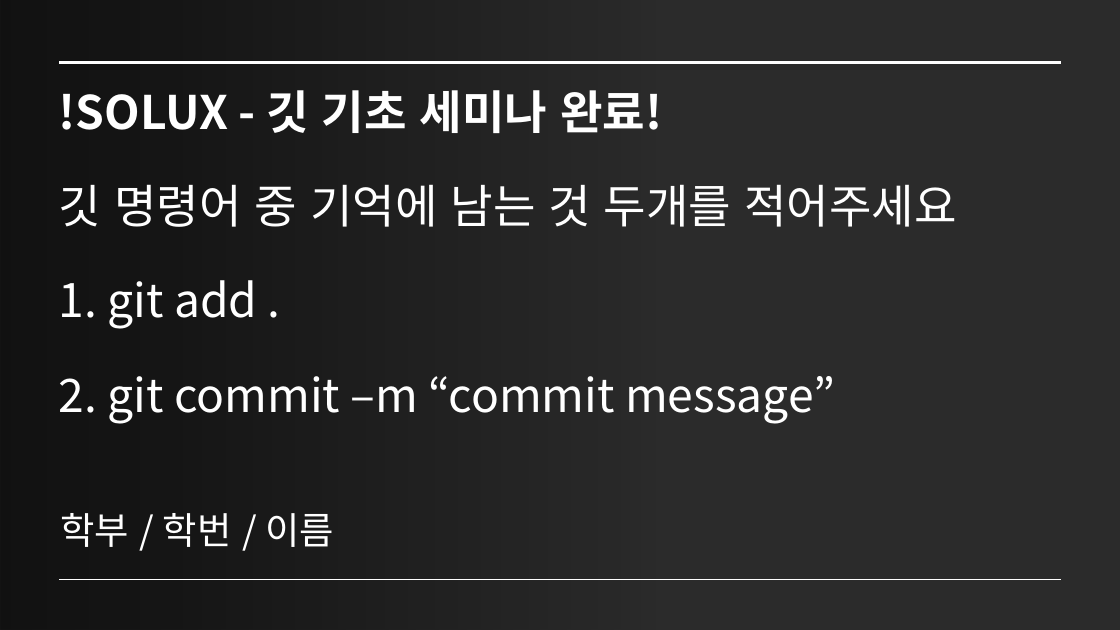
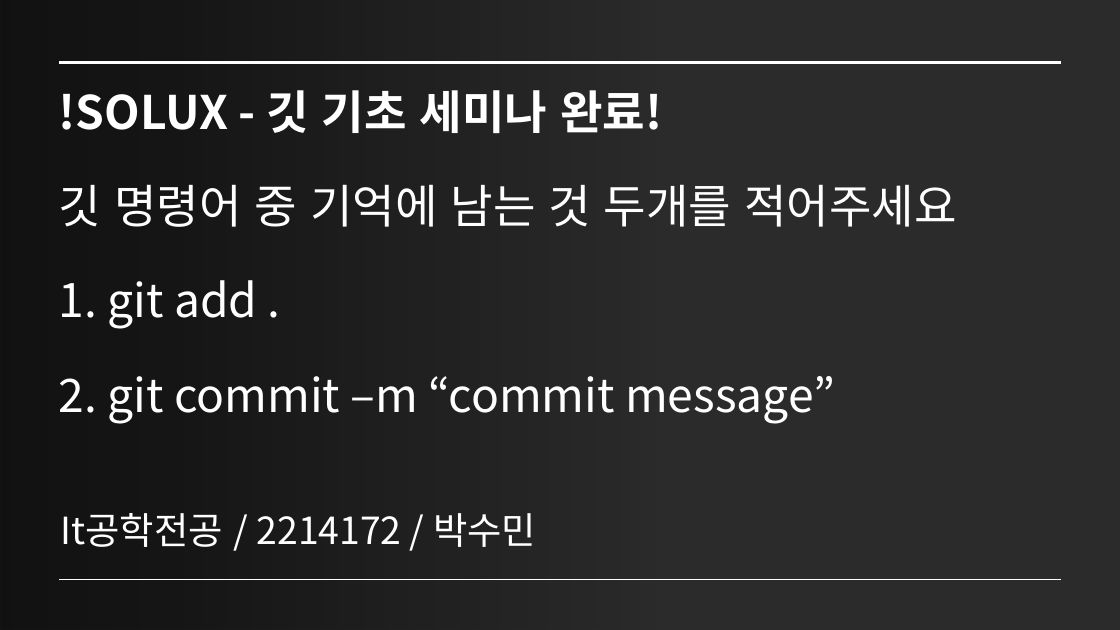
Before and after one commit to psm1st/solux_git_seminar, a slide deck: slide 1 of SOLUX - 깃 기초 과제.pptx. Drawn at 1120x630 pixels with LibreOffice and Linux fonts; fonts in the diff are those of the drawing; background and template pictures are left out; a plain dark background stands for a picture behind light text. Boxes give left, top, right and bottom in pixels: in the first picture for what was removed or moved away, otherwise in the second. Text is boxed around its words. In the diff, an @@ line names an element or a change of style, - is before the commit and + after.

Commit message:
학번 수정

```diff
--- a/SOLUX - 깃 기초 과제.pptx
+++ b/SOLUX - 깃 기초 과제.pptx
@@ subtitle at (x1=61, y1=513, x2=536, y2=547): text changed @@
-학부 / 학번 / 이름
+It공학전공 / 2214172 / 박수민
```
